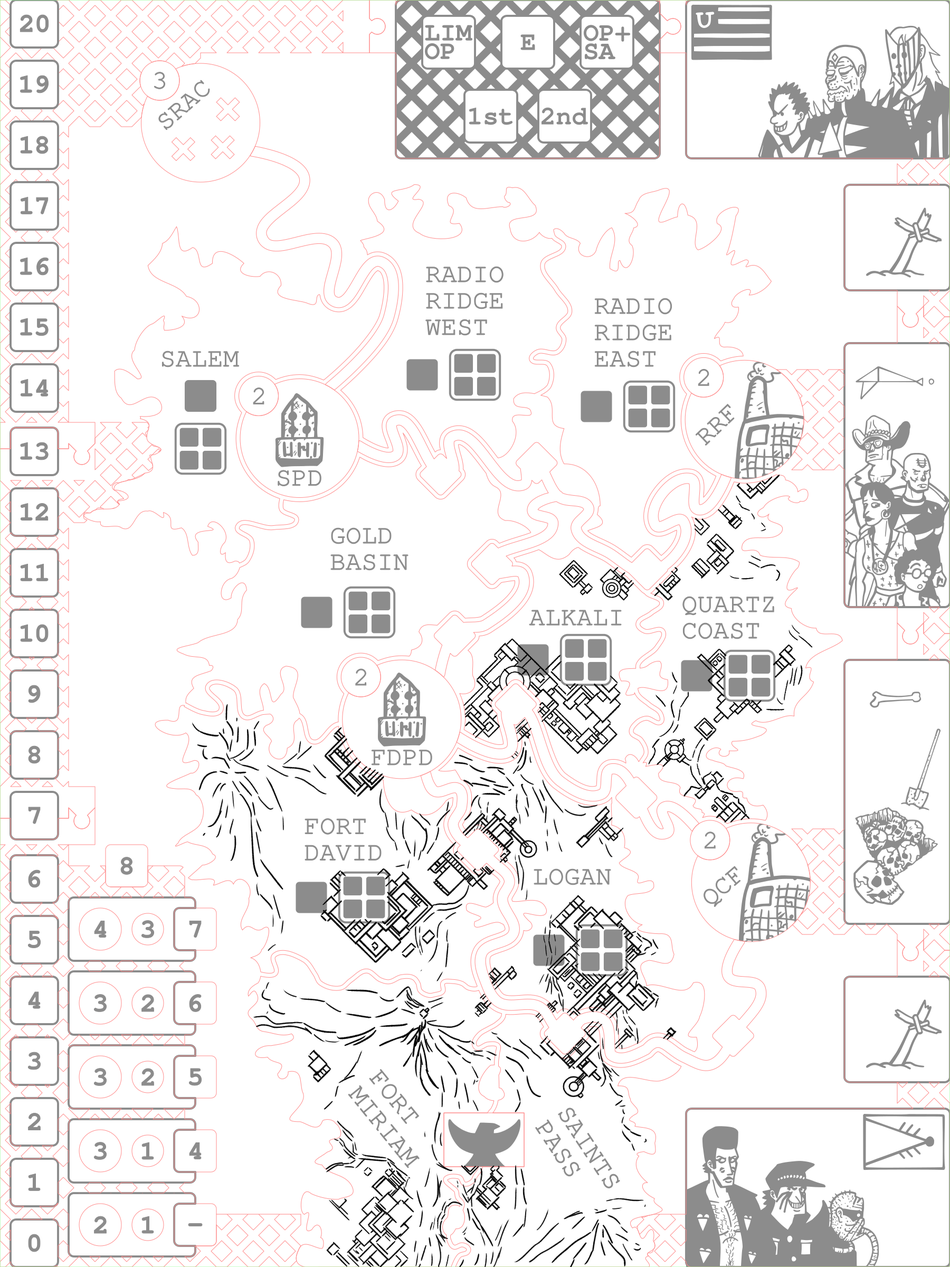
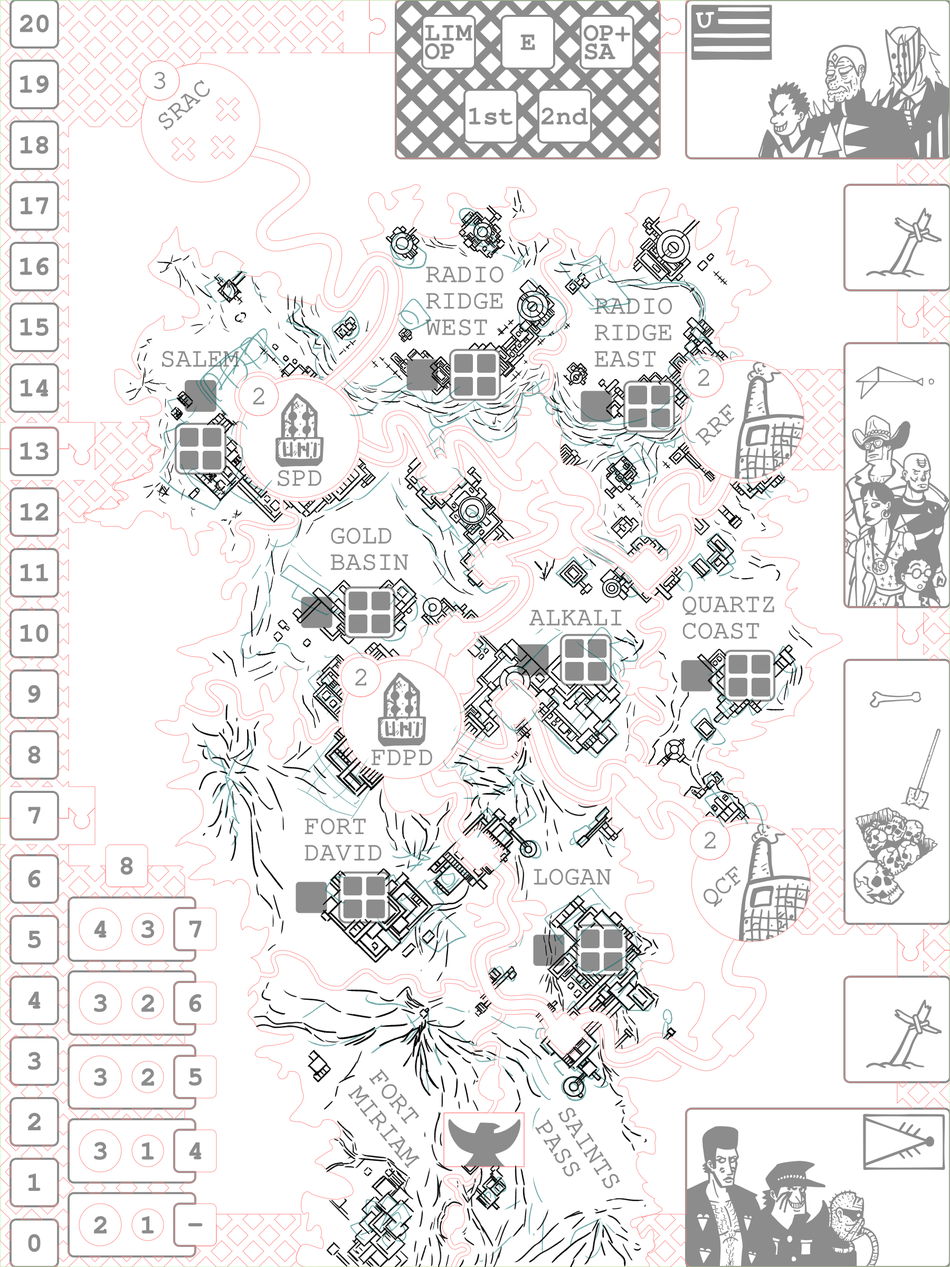
Comparing the layer stacks of the two 950 × 1267 images. Changes:
added layer "Radio Ridge East" in group "Territoreiss" over (506, 202, 744, 575)
added layer "Radio Ridge West" in group "Territoreiss" over (337, 189, 575, 440)
added layer "Salem" in group "Territoreiss" over (125, 253, 372, 575)
added layer "Gold Basin" in group "Territoreiss" over (202, 439, 541, 744)
painted on "Alkali" over (439, 540, 669, 777)
painted on "Quartz Coast" over (641, 472, 797, 831)
painted on "Fort David" over (203, 675, 507, 1014)
painted on "Logan" over (439, 709, 710, 1081)
painted on "Saints pass" over (439, 979, 673, 1262)
painted on "Fort miriam" over (301, 979, 507, 1262)
showed "sketch (guides)", painted on it over (135, 202, 797, 1262)
renamed "ref" to "SVG Export (Copy)", showed it, opacity 40% → 45%, moved it above "File Layer 2", painted on it over (125, 189, 797, 1262)
renamed "Paint Layer 1" to "white", painted on it over (125, 189, 797, 1262)
